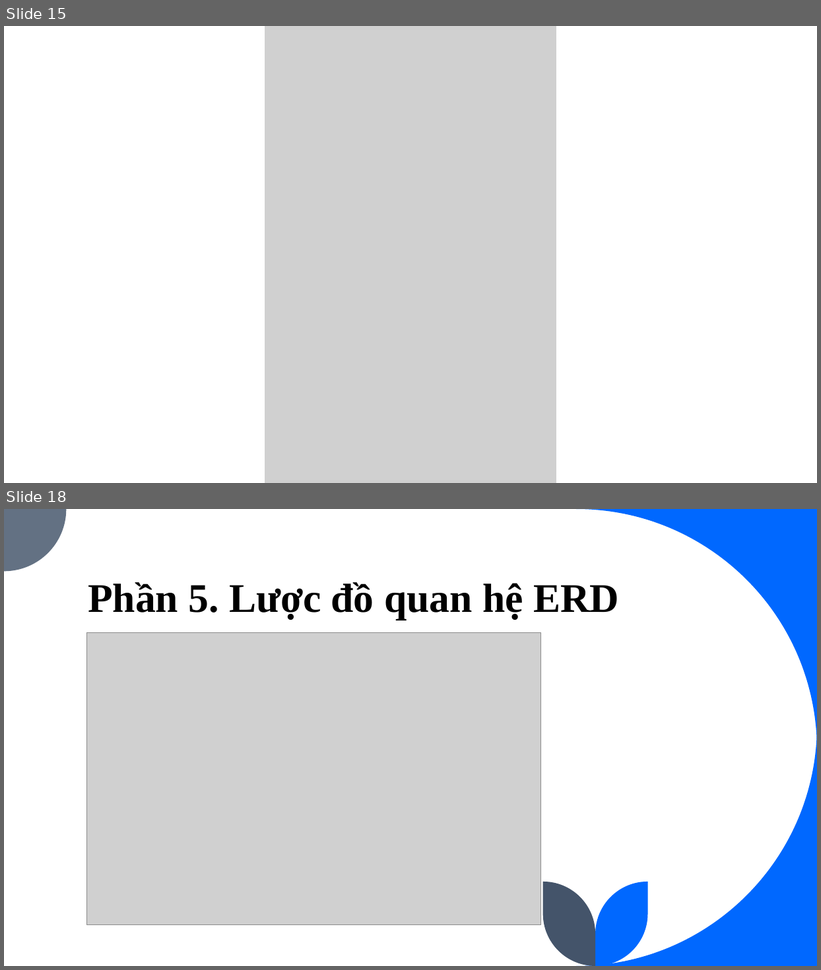
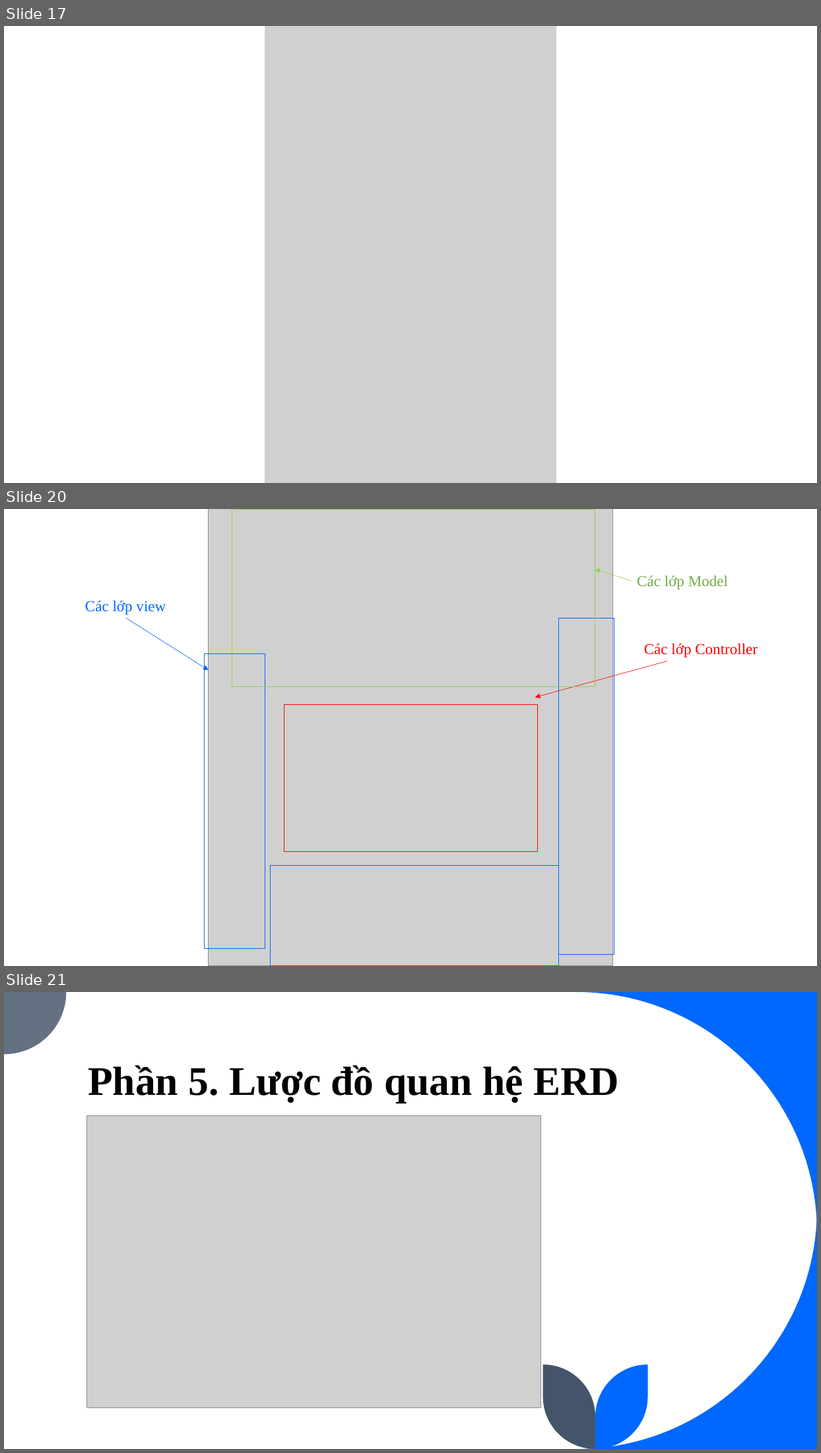
Before and after one commit to EdgarIgnite16/SGU-Course, a slide deck: Nam3_HK1/CNPM_SoftTech/N6_ECommerce_Fashion247.pptx. Shown one above the other, each under a label of ours: slides 15 and 18 before the commit, slides 17, 20 and 21 after it; the slides between them are not shown. The pictures are 821x970 and 821x1453 pixels, drawn with LibreOffice and Linux fonts; fonts in the diff are those of the drawing; grey boxes stand for pictures. Boxes give left, top, right and bottom in pixels: in the first picture for what was removed or moved away, otherwise in the second. Text is boxed around its words. In the diff, an @@ line names an element or a change of style, - is before the commit and + after.

```diff
--- a/Nam3_HK1/CNPM_SoftTech/N6_ECommerce_Fashion247.pptx
+++ b/Nam3_HK1/CNPM_SoftTech/N6_ECommerce_Fashion247.pptx
@@ slide 20 added at <box>4,509,817,966</box>, background #FFFFFF @@
@@ picture added at <box>209,509,613,966</box> @@
@@ rectangle added at <box>232,509,595,687</box>, outline #92D050 0.75 pt @@
@@ arrow added from (631, 581) to (595, 569), #92D050 0.5 pt @@
@@ text added at <box>637,576,728,590</box>, 18 pt, text #70AD47 @@
+Các lớp Model
@@ text added at <box>85,601,166,615</box>, 18 pt, text #0068FF @@
+Các lớp view
@@ arrow added from (126, 618) to (209, 670), #0068FF 0.5 pt @@
@@ rectangle added at <box>559,618,614,956</box>, outline #0068FF 0.75 pt @@
@@ text added at <box>644,644,758,657</box>, 18 pt, text #FF0000 @@
+Các lớp Controller
@@ rectangle added at <box>205,654,265,949</box>, outline #0068FF 0.75 pt @@
@@ arrow added from (668, 661) to (535, 698), #FF0000 0.5 pt @@
@@ rectangle added at <box>284,705,538,852</box>, outline #FF0000 0.75 pt @@
@@ rectangle added at <box>270,866,559,966</box>, outline #0068FF 0.75 pt @@
@@ what was slide 15 is now slide 17 @@
@@ what was slide 18 is now slide 21 @@
```
Also in this commit, not shown: 1 slide changed, 3 other slides added, 1 slide removed, 8 other files.
